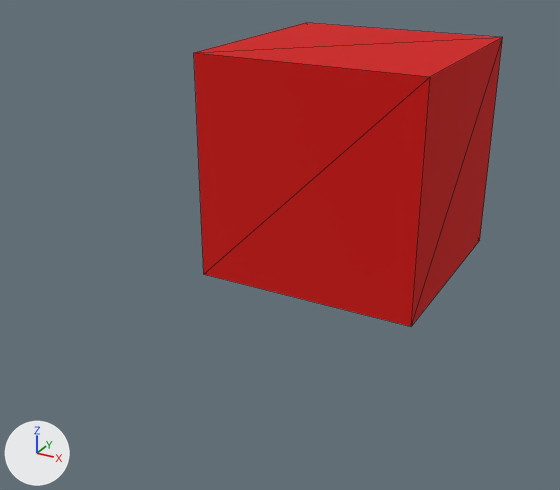
The glTF model CubeStatic.gltf: old version first, new version second.
The view is the same before and after, from a 50 mm camera at (0.325, -0.754, 0.373) aimed at (-0.053, -0.068, 0.029). Every picture has the same lights, and +X, +Y and +Z are marked at lower left. Mesh edges are drawn as thin lines. Where no turn or scale is listed for an object, it has been applied to the vertices.

The scene before the commit, as lines of its bpy script (objects in view):
```python
me_cube_001 = bpy.data.meshes.new('Cube.001')
me_cube_001.from_pydata(...)  # a box spanning x -1.0..1.0, y -1.0..1.0, z -1.0..1.0
me_cube_001.materials.append(mat_material_001)  # red #d10400
ob_cube_001 = bpy.data.objects.new('Cube.001', me_cube_001)
ob_cube_001.location = (0.0, 0.0, 0.12)
ob_cube_001.scale = (0.12, 0.12, 0.12)
```
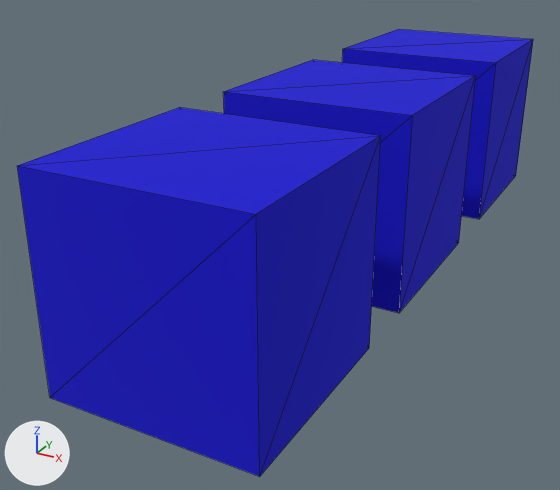
Pixel boxes (x1, y1, x2, y2) of what changed, in the pictures (560 x 490 px):
'Cube.004', added (blue): after (17, 107, 381, 476)
'Cube.001', recoloured, moved, rescaled (38% narrower, 37% shorter): before (194, 23, 503, 326); after (342, 29, 533, 219)
'Cube.002', unchanged, uncovered by the edit: after (224, 60, 476, 313)

The change in detail:
Material 'Material.004' (mat_material_004) is new.
Its base color is (0.00152, 0.0, 0.64) (blue #0500d1).
Its roughness is 1.0.
Material 'Material.005' (mat_material_005) is new.
Its base color is (0.00152, 0.0, 0.64) (blue #0500d1).
Its roughness is 1.0.
me_cube_001 has 8 vertices, 12 faces and spans x -1.0..1.0, y -1.0..1.0, z -1.0..1.0.
me_cube_001 no longer uses material mat_material_001 (red #d10400).
me_cube_001 now uses material mat_material_004 (blue #0500d1).
Mesh me_cube_005 is new.
It is a box spanning x -0.1..0.1, y -0.1..0.1, z -0.1..0.1.
It uses material mat_material_005 (blue #0500d1).
Object 'Cube.001' (ob_cube_001) moves from (0.0, 0.0, 0.12) to (0.0, 0.288, 0.1).
Object 'Cube.001' (ob_cube_001) is rescaled from (0.12, 0.12, 0.12) to (0.1, 0.1, 0.1).
Object 'Cube.004' (ob_cube_004) is new; it shows me_cube_005.
Its location is (0.0, -0.276, 0.1).
